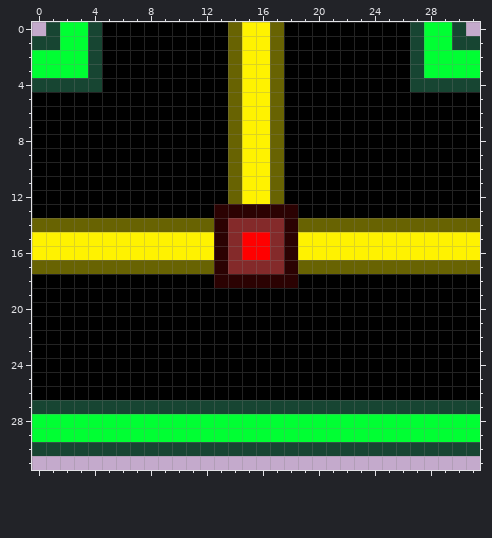
Pixel-art file: Sprites/Walls/Section_Wall_2.aseprite. The picture above is the old version.
32x32 pixels, 1 frame.
And afterwards:
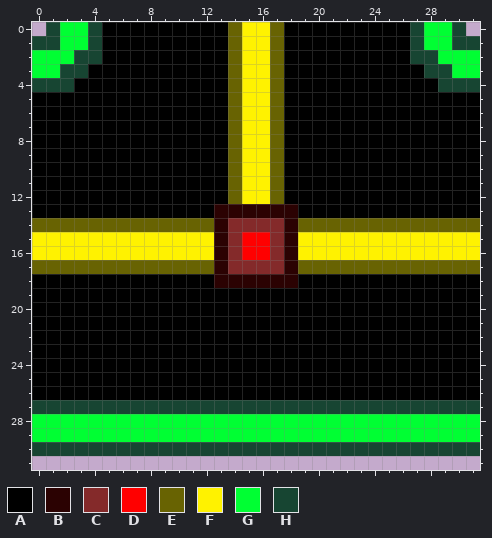
Palette (. is transparent): A #000000  B #2b0202  C #842a2a  D #ff0000  E #686302  F #fff200  G #00ff33  H #174532
Edits made:
The edit turns colour H into colour A in row 3 at x 4 and 27; in row 4 at x 3 to 4 and 27 to 28.
The edit turns colour G into colour H in row 2 at x 3 and 28; in row 3 at x 2 to 3 and 28 to 29.
Changed places in both pictures, as pixel boxes (x1, y1, x2, y2):
changed: (60, 50, 102, 92)
changed: (410, 50, 452, 92)
